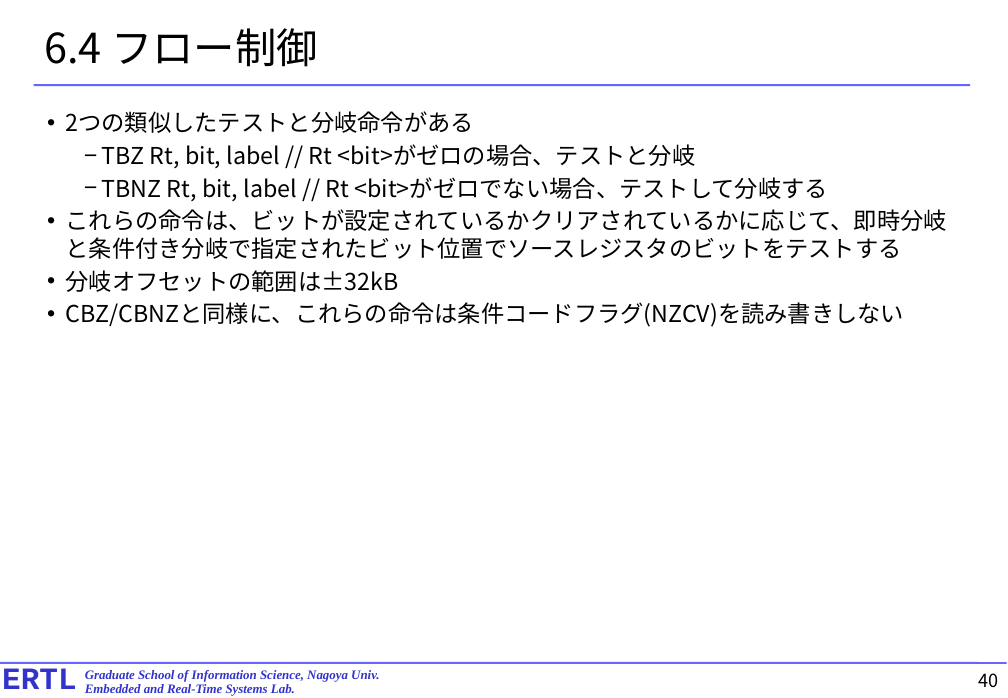
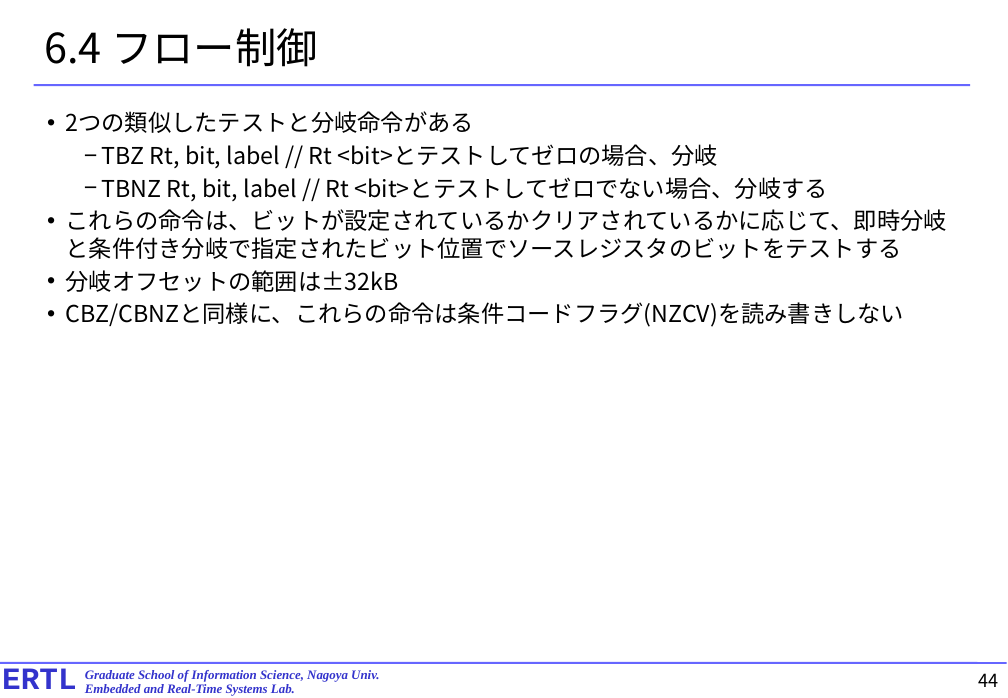
Before and after one commit to exshonda/arm64_basic, a slide deck: slide 44 of text/4.chapter6.pptx (slide 40 before the commit). Drawn at 1008x698 pixels with LibreOffice and Linux fonts; fonts in the diff are those of the drawing. Boxes give left, top, right and bottom in pixels: in the first picture for what was removed or moved away, otherwise in the second. Text is boxed around its words. In the diff, an @@ line names an element or a change of style, - is before the commit and + after.

```diff
--- a/text/4.chapter6.pptx
+++ b/text/4.chapter6.pptx
@@ text at [102,144,828,201]: text changed @@
-  − TBZ Rt, bit, label // Rt <bit>がゼロの場合、テストと分岐
-  − TBNZ Rt, bit, label // Rt <bit>がゼロでない場合、テストして分岐する
+  − TBZ Rt, bit, label // Rt <bit>とテストしてゼロの場合、分岐
+  − TBNZ Rt, bit, label // Rt <bit>とテストしてゼロでない場合、分岐する
@@ page number at [979,673,999,687]: text changed @@
-40
+44
```
Also in this commit, not shown: 23 other slides changed, 4 slides added.
